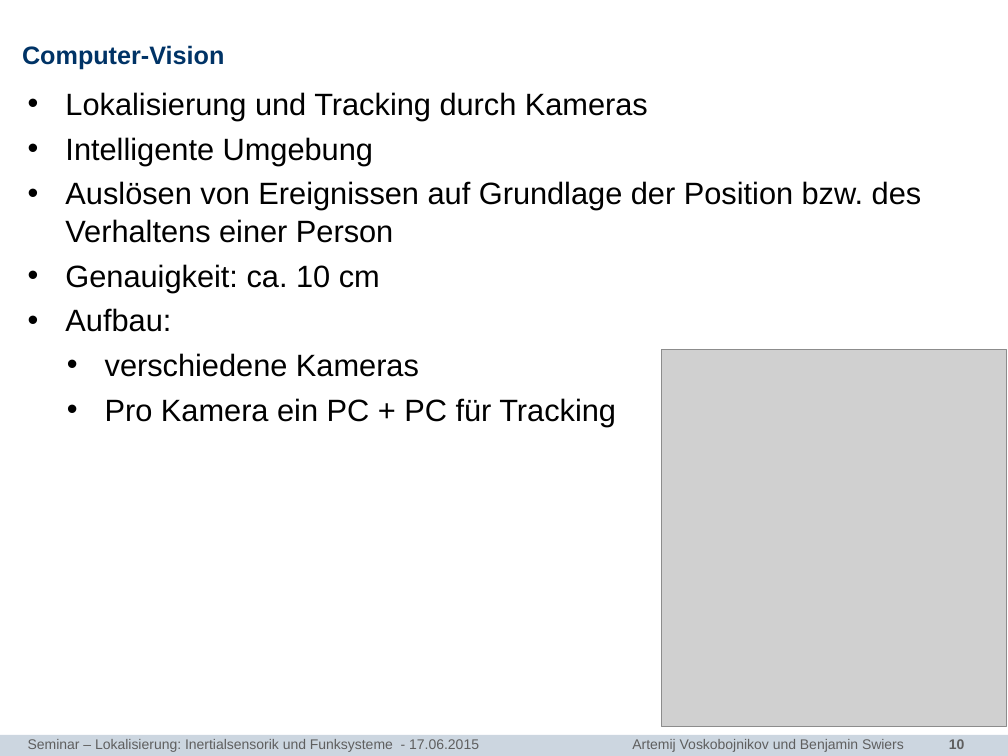
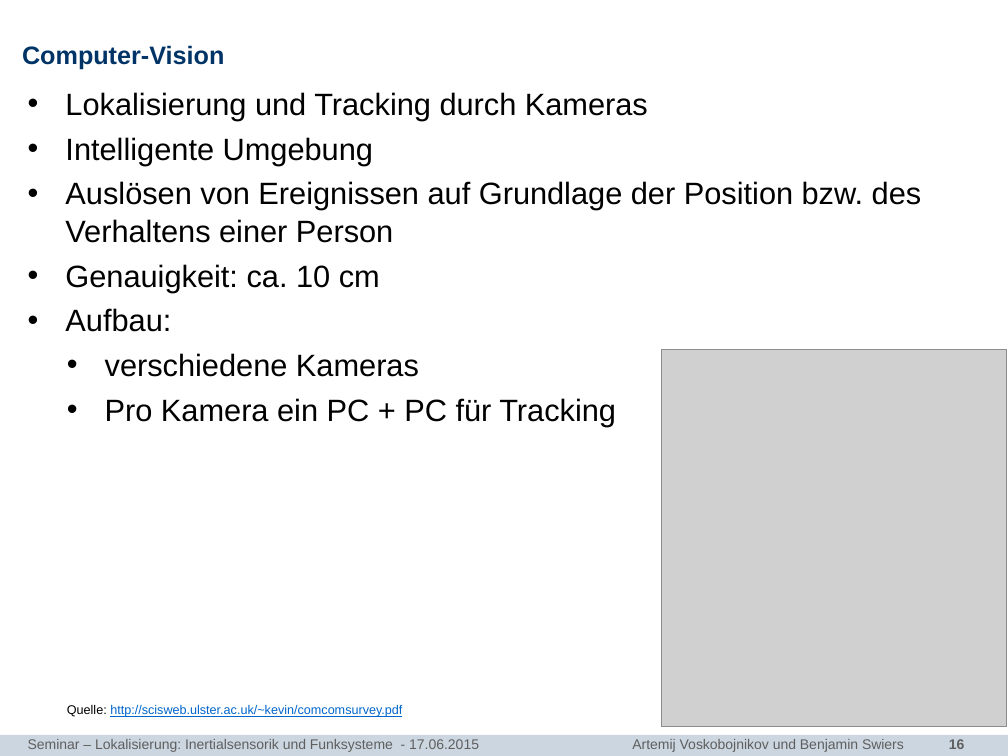
Before and after one commit to bennySwiers/Ausarbeitung-Seminar-TI, a slide deck: slide 16 of Vortrag/Seminar_TI_Sensorlose_Lokalisierung.pptx (slide 10 before the commit). Drawn at 1008x756 pixels with LibreOffice and Linux fonts; fonts in the diff are those of the drawing; grey boxes stand for pictures; background and template pictures are left out. Boxes give left, top, right and bottom in pixels: in the first picture for what was removed or moved away, otherwise in the second. Text is boxed around its words. In the diff, an @@ line names an element or a change of style, - is before the commit and + after.

```diff
--- a/Vortrag/Seminar_TI_Sensorlose_Lokalisierung.pptx
+++ b/Vortrag/Seminar_TI_Sensorlose_Lokalisierung.pptx
@@ text at <box>67,705,402,717</box>: paragraph added @@
+  Quelle: http://scisweb.ulster.ac.uk/~kevin/comcomsurvey.pdf
```
Also in this commit, not shown: 7 other slides changed, 6 slides added.
